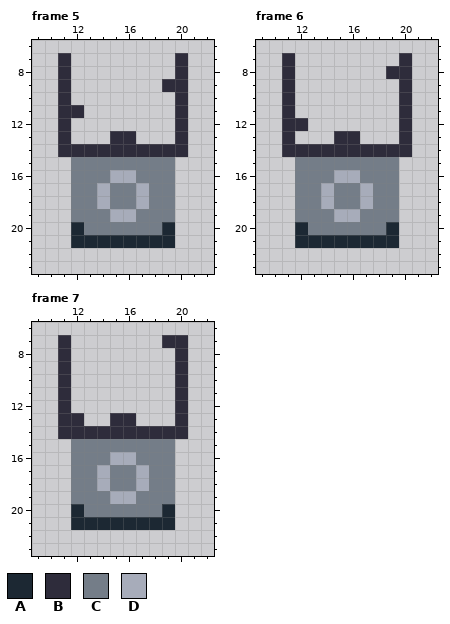
Pixel-art file -- 2 Project Games/project SpaceTycoon/Aseprite edit/Basic Objects/CraftTable.aseprite. The picture above was drawn from the file before the commit.
32x32 pixels, 7 frames. Shown: frame 5: x 9..22, y 6..23; frame 6: x 9..22, y 6..23; frame 7: x 9..22, y 6..23. The commit also changed other frames, which this record leaves out.
Palette (. is transparent): A #1c2833  B #2e2c3b  C #747d88  D #a7acba
Pixels before, frame 5, first column x 11:
 7 B........B
 8 B........B
 9 B.......BB
10 B........B
11 BB.......B
12 B........B
13 B...BB...B
14 BBBBBBBBBB
15 .CCCCCCCC.
16 .CCCDDCCC.
17 .CCDCCDCC.
18 .CCDCCDCC.
19 .CCCDDCCC.
20 .ACCCCCCA.
21 .AAAAAAAA.
Pixels before, frame 6, first column x 11:
 7 B........B
 8 B.......BB
 9 B........B
10 B........B
11 B........B
12 BB.......B
13 B...BB...B
14 BBBBBBBBBB
15 .CCCCCCCC.
16 .CCCDDCCC.
17 .CCDCCDCC.
18 .CCDCCDCC.
19 .CCCDDCCC.
20 .ACCCCCCA.
21 .AAAAAAAA.
Pixels before, frame 7, first column x 11:
 7 B.......BB
 8 B........B
 9 B........B
10 B........B
11 B........B
12 B........B
13 BB..BB...B
14 BBBBBBBBBB
15 .CCCCCCCC.
16 .CCCDDCCC.
17 .CCDCCDCC.
18 .CCDCCDCC.
19 .CCCDDCCC.
20 .ACCCCCCA.
21 .AAAAAAAA.
Now the later version:
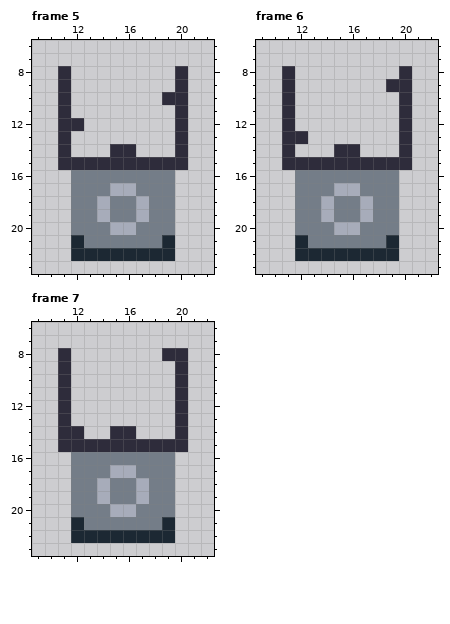
The exact change:
Changed rows in their new state; - is an unchanged pixel.
Frame 5:
first column x 11:
 7 .--------.
 9 --------.-
10 --------B-
11 -.--------
12 -B--------
13 ----..----
14 -...--...-
15 BBBBBBBBBB
16 ----CC----
17 ---CDDC---
19 ---DCCD---
20 -C--DD--C-
21 --CCCCCC--
22 -AAAAAAAA-
Frame 6:
first column x 11:
 7 .--------.
 8 --------.-
 9 --------B-
12 -.--------
13 -B--..----
14 -...--...-
15 BBBBBBBBBB
16 ----CC----
17 ---CDDC---
19 ---DCCD---
20 -C--DD--C-
21 --CCCCCC--
22 -AAAAAAAA-
Frame 7:
first column x 11:
 7 .-------..
 8 --------B-
first column x 11:
13 -.--..----
14 --..--...-
15 BBBBBBBBBB
16 ----CC----
17 ---CDDC---
19 ---DCCD---
20 -C--DD--C-
21 --CCCCCC--
22 -AAAAAAAA-
